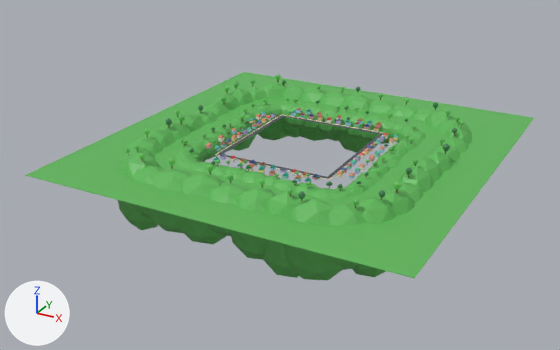
Renders of the FBX model assets/cat-cafe/exports/CatCafe_Neighbourhood_Backdrop.fbx from each side of a commit.
Before and after are seen from a camera (50 mm lens) standing at (8.51, -16.89, 7.34) and looking at (-0.47, -0.56, -0.83). Lighting does not change. The marker at lower left points along +X, +Y and +Z. The older version comes first. Where no turn or scale is listed for an object, it has been applied to the vertices.

In view in the first picture: 'CatCafe_Neighbourhood_Backdrop', 'CatCafe_Neighbourhood_Backdrop_Ground', 'CatCafe_Neighbourhood_Backdrop_Hills', 'CatCafe_Neighbourhood_Backdrop_HillsFar', 'CatCafe_Neighbourhood_Backdrop_Road'.
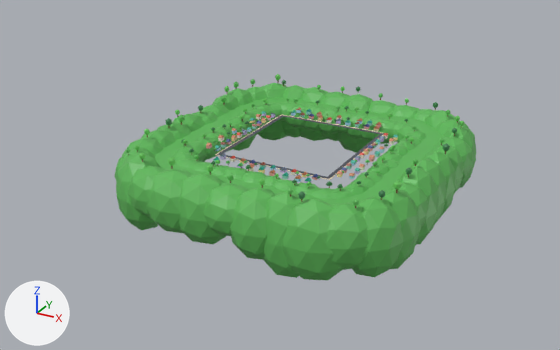
What differs and where, as boxes (x1, y1, x2, y2) in the pictures (560 x 350 px):
'CatCafe_Neighbourhood_Backdrop_Ground', reshaped: before (25, 72, 534, 278); after (155, 98, 444, 205)

Edits to the bpy script that builds the scene:
```text
Change me_catcafe_neighbourhood_backdrop_ground:
    used by ob_catcafe_neighbourhood_backdrop_ground; location = (0.0, 0.0, 0.0)
    remove me_catcafe_neighbourhood_backdrop_ground.from_pydata(...)  # 24 vertices, 24 faces; spans x -4.8..4.8, y -5.1..4.8, z -0.01..0.0
    add me_catcafe_neighbourhood_backdrop_ground.from_pydata(...)  # 1040 vertices, 2080 faces; spans x -3.64..3.64, y -3.95..3.64, z -0.01..0.0
    me_catcafe_neighbourhood_backdrop_ground part 1: 16 vertices removed from x -4.8..4.8, y -5.1..4.8, z -0.01..0.0; 1032 vertices added at x -3.64..3.64, y -3.95..3.64, z -0.01..0.0
```
